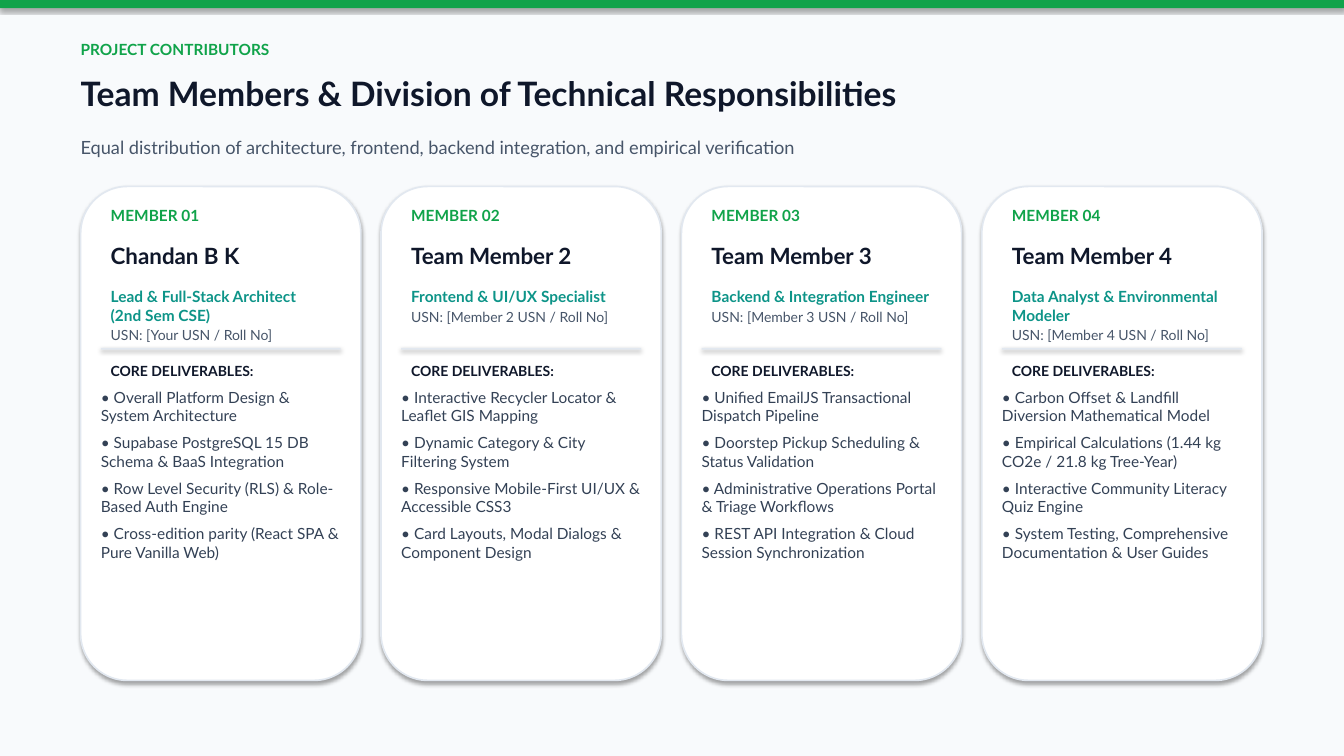
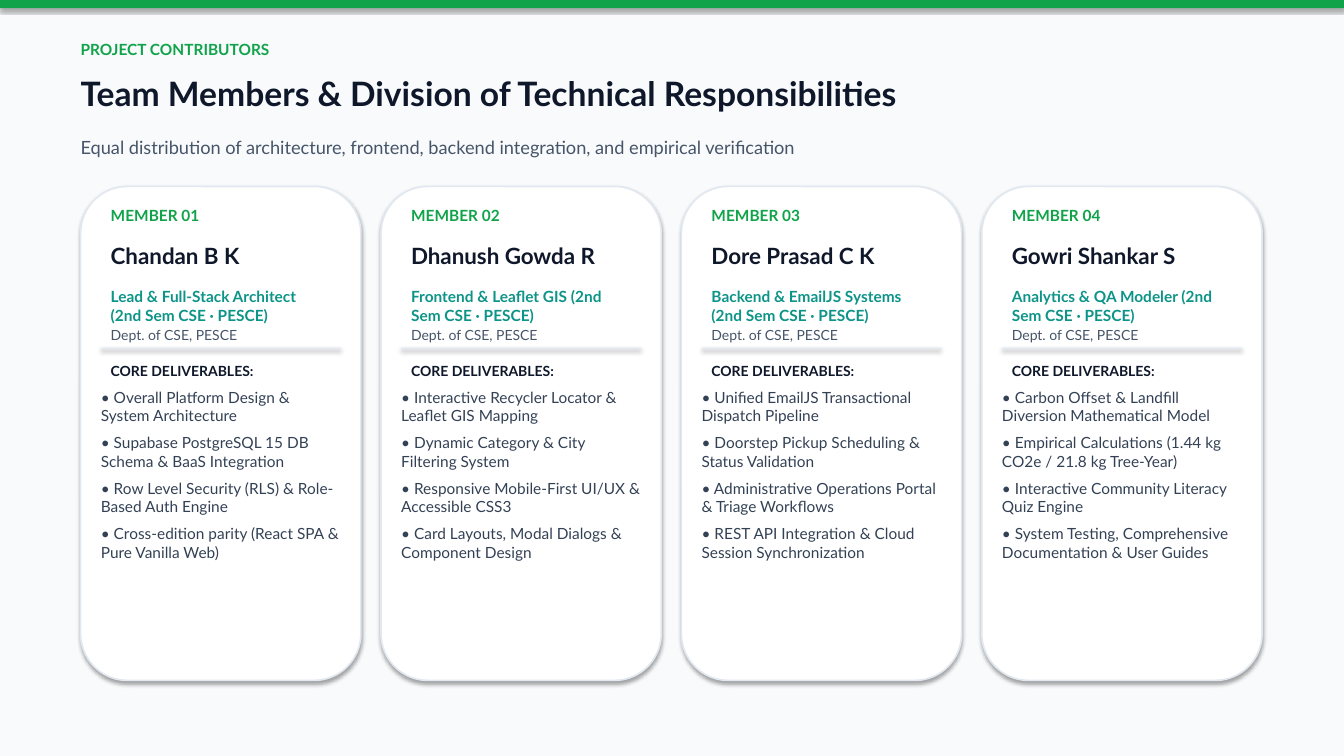
Before and after one commit to chandan-bk/ecocycle-vanilla, a slide deck: slide 2 of EcoCycle_Project_Presentation.pptx. Drawn at 1344x756 pixels with LibreOffice and Linux fonts; fonts in the diff are those of the drawing. Boxes give left, top, right and bottom in pixels: in the first picture for what was removed or moved away, otherwise in the second. Text is boxed around its words. In the diff, an @@ line names an element or a change of style, - is before the commit and + after.

```diff
--- a/EcoCycle_Project_Presentation.pptx
+++ b/EcoCycle_Project_Presentation.pptx
@@ text at <box>411,247,595,264</box>: text changed @@
-Team Member 2
+Dhanush Gowda R
@@ text at <box>711,247,874,264</box>: text changed @@
-Team Member 3
+Dore Prasad C K
@@ text at <box>1012,247,1175,264</box>: text changed @@
-Team Member 4
+Gowri Shankar S
@@ text at <box>111,290,296,343</box>: text changed @@
-Lead & Full-Stack Architect (2nd Sem CSE)
-USN: [Your USN / Roll No]
+Lead & Full-Stack Architect (2nd Sem CSE · PESCE)
+Dept. of CSE, PESCE
@@ text at <box>411,290,602,343</box>: text changed @@
-Frontend & UI/UX Specialist
-USN: [Member 2 USN / Roll No]
+Frontend & Leaflet GIS (2nd Sem CSE · PESCE)
+Dept. of CSE, PESCE
@@ text at <box>711,290,901,343</box>: text changed @@
-Backend & Integration Engineer
-USN: [Member 3 USN / Roll No]
+Backend & EmailJS Systems (2nd Sem CSE · PESCE)
+Dept. of CSE, PESCE
@@ text at <box>1012,290,1212,343</box>: text changed @@
-Data Analyst & Environmental Modeler
-USN: [Member 4 USN / Roll No]
+Analytics & QA Modeler (2nd Sem CSE · PESCE)
+Dept. of CSE, PESCE
```
Also in this commit, not shown: 2 other slides changed, 2 other files.
